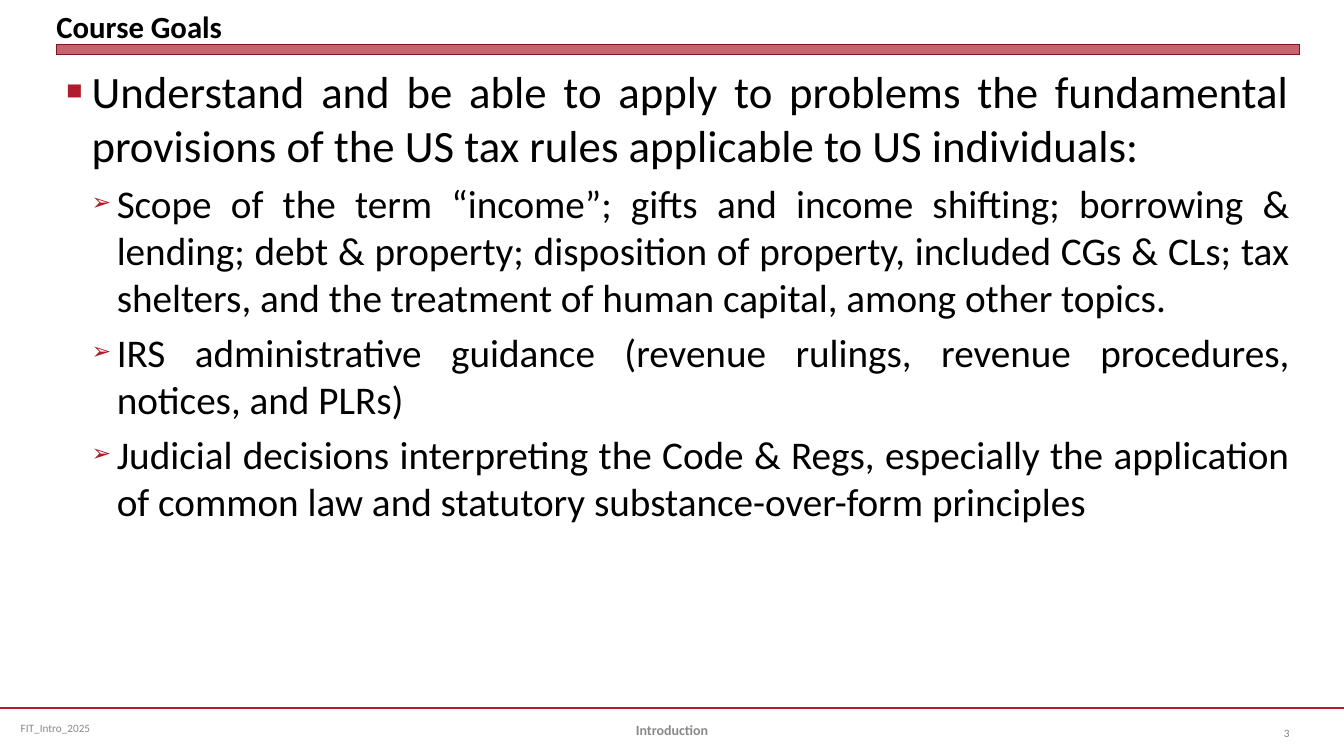
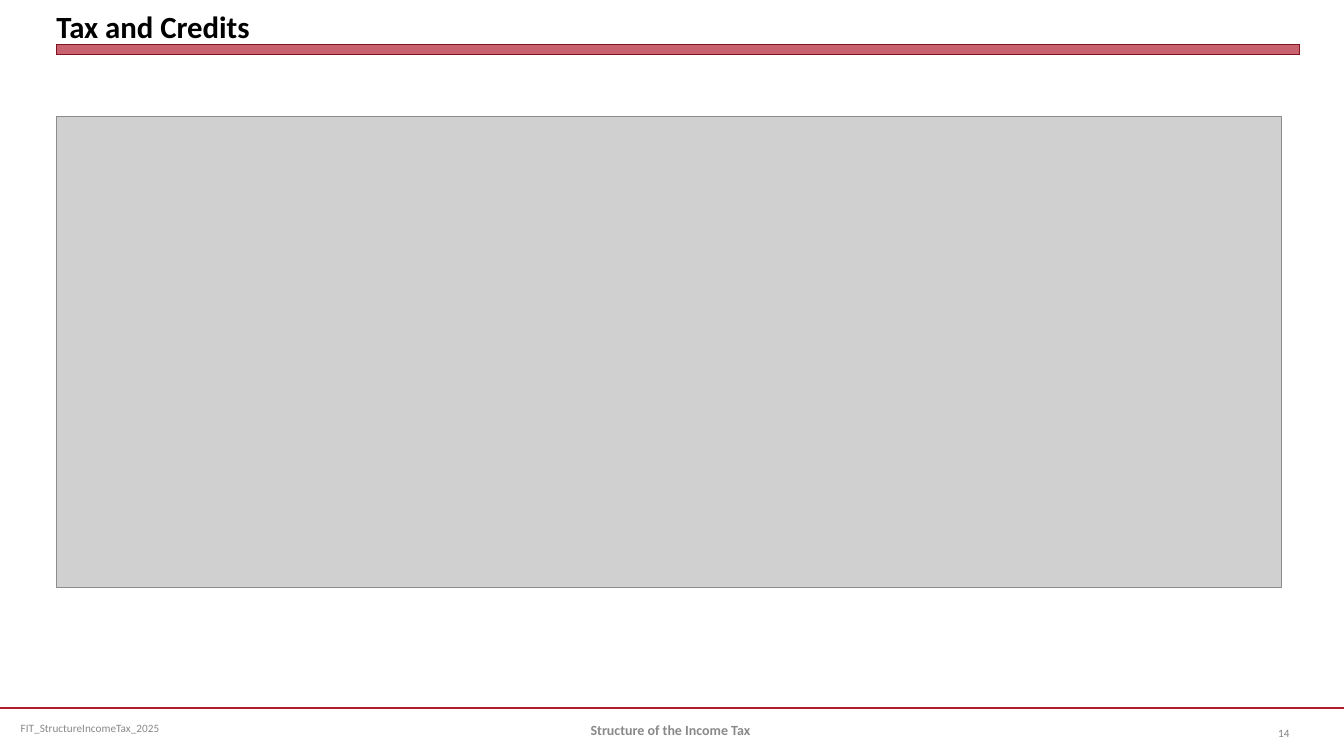
Before and after one commit to jmc877/Fed-Income-Tax, a slide deck: slide 14 of slides/FIT_StructureIncomeTax_2025.pptx (slide 3 before the commit). Drawn at 1344x756 pixels with LibreOffice and Linux fonts; fonts in the diff are those of the drawing; grey boxes stand for pictures. Boxes give left, top, right and bottom in pixels: in the first picture for what was removed or moved away, otherwise in the second. Text is boxed around its words. In the diff, an @@ line names an element or a change of style, - is before the commit and + after.

```diff
--- a/slides/FIT_StructureIncomeTax_2025.pptx
+++ b/slides/FIT_StructureIncomeTax_2025.pptx
@@ title at (56, 16, 249, 46): text changed @@
-Course Goals
+Tax and Credits
@@ text removed at (92, 77, 1289, 523) @@
-■ Understand and be able to apply to problems the fundamental provisions of the US tax rules applicable to US individuals:
-  ➢ Scope of the term “income”; gifts and income shifting; borrowing & lending; debt & property; disposition of property, included CGs & CLs; tax shelters, and the treatment of human capital, among other topics.
-  ➢ IRS administrative guidance (revenue rulings, revenue procedures, notices, and PLRs)
-  ➢ Judicial decisions interpreting the Code & Regs, especially the application of common law and statutory substance-over-form principles
@@ picture added at (56, 117, 1281, 589) @@
@@ text at (21, 725, 159, 734): text changed @@
-FIT_Intro_2025
+FIT_StructureIncomeTax_2025
@@ text at (591, 725, 750, 735): text changed @@
-Introduction
+Structure of the Income Tax
@@ page number at (1278, 730, 1289, 737): text changed @@
-3
+14
```
Also in this commit, not shown: 1 other slide changed, 13 slides added, 7 slides removed, 2 other files.
